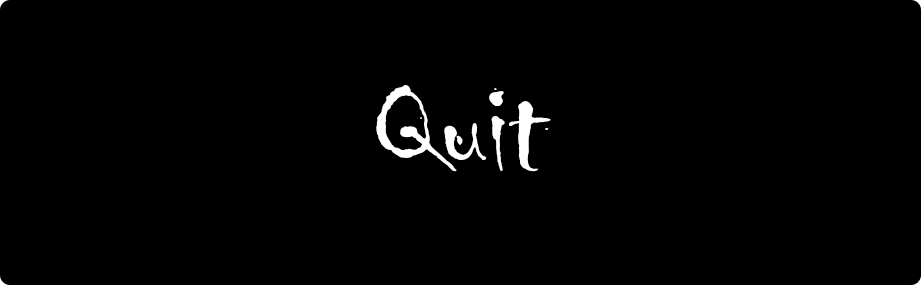
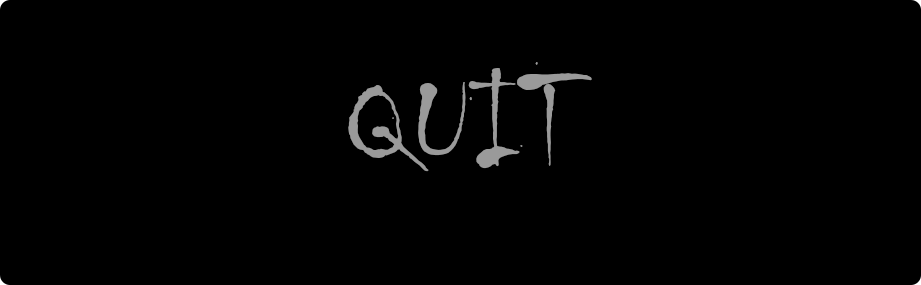
The second 921x285 image is a revision of the first. Changes to its layers:
renamed "Quit" to "QUIT", painted on it over bbox(348, 62, 592, 172)
